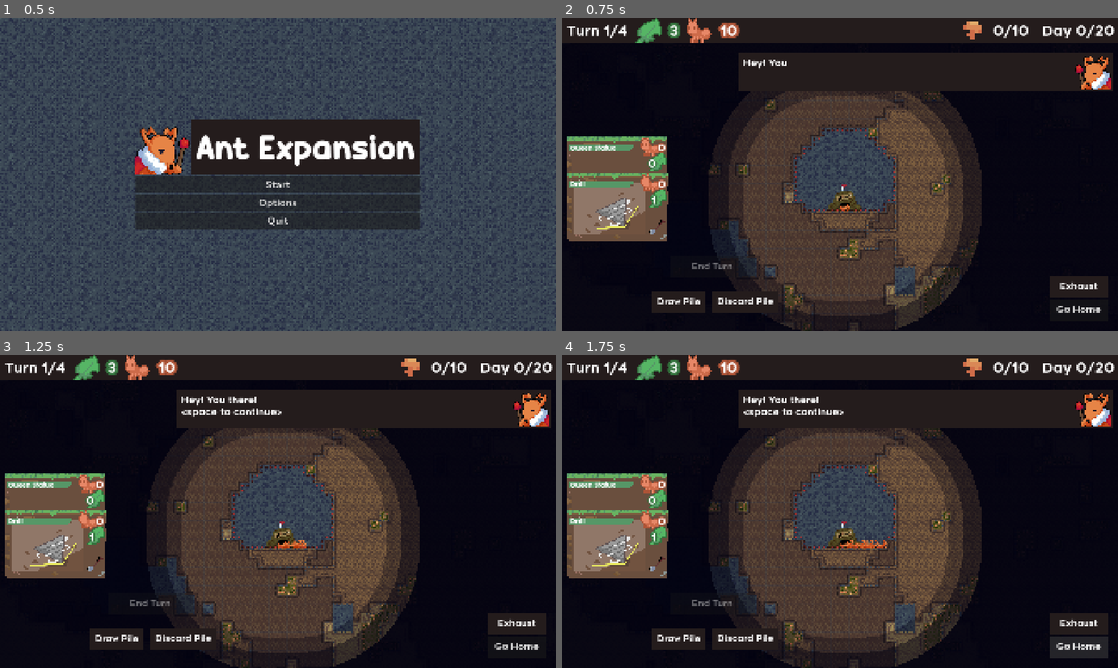
Above: before the commit, frames 1-4 (two rows, left to right).
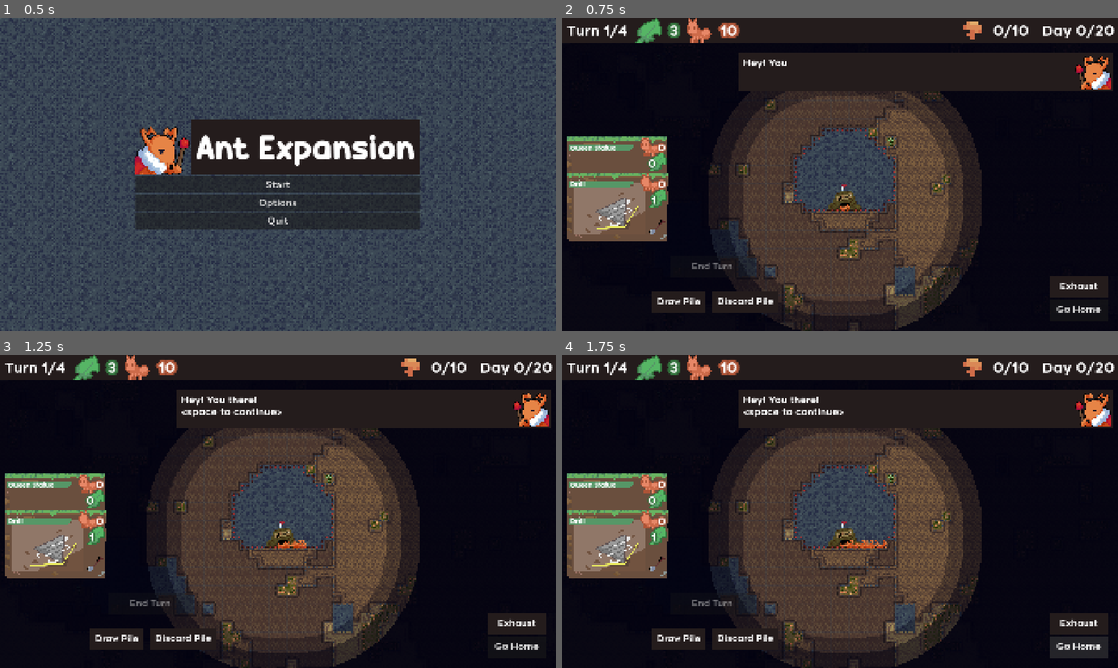
Above: after the commit, the same moments.

Repository: zunda-arrow/pizza-jam-16
Game: Godot game, scene res://menu/menu.tscn
The game is run twice, just before and just after one commit, with the same random seed, the same clock (stepped at 60 frames per second) and the same inputs. The engine's default icon, where the game draws it, is replaced by a stand-in: a white triangle on a blue panel in a dark square.
Inputs:
- Up to frame 1 (0.5 s): no input
- Up to frame 2 (0.75 s): click "Start" at 0.5 s
- Up to frame 3 (1.25 s): no input
- Up to frame 4 (1.75 s): click "Go Home" at 1.25 s

Frame 1 is identical in both runs. In frame 2, less than 0.1% of the frame differs, in the area x 57-61%, y 37-43%; in frame 3, less than 0.1%; in frame 4, less than 0.1%.

Commit message:
card-rewards

Diff:
--- a/camera/Camera.tscn
+++ b/camera/Camera.tscn
@@ -39,6 +39,7 @@
 texture = ExtResource("2_eus7h")
 
 [node name="Visibility" type="TextureRect" parent="." unique_id=1670102644]
+visible = false
 material = SubResource("ShaderMaterial_tfcte")
 offset_left = -960.0
 offset_top = -540.0
--- a/camera/control.gd
+++ b/camera/control.gd
@@ -39,6 +39,9 @@
 		if global_position == Vector2(0,0) or inp.length() > 0.1:
 			going_home = false
 
+	if _time >= 1:
+		_time = 0
+
 	position += inp.normalized() * speed * delta
 
 	position += shake_power * sin(_time * shake_speed)
--- a/game/arena.gd
+++ b/game/arena.gd
@@ -19,6 +19,7 @@
 var draw_pile: Array[CardResource.Card] = []
 var discard_pile: Array[CardResource.Card] = []
 var exhaust_pile: Array[CardResource.Card] = []
+var card_stack: int = 0
 
 var HomeStructure = preload("res://resources/structures/home.tres")
 
--- a/terrain/fungus_guy.gd
+++ b/terrain/fungus_guy.gd
@@ -17,5 +17,3 @@
 		linear_velocity = position.direction_to(Vector2(700,-550)) * 1500
 	if position.x > 690:
 		queue_free()
-		$"../Muhnee".pitch_scale = randf_range(0.9,1.1)
-		$"../Muhnee".play(0.02)
--- a/terrain/terrain.tscn
+++ b/terrain/terrain.tscn
@@ -11,6 +11,7 @@
 [ext_resource type="Texture2D" uid="uid://r5v4ggyyl112" path="res://assets/single_shroom.png" id="9_jk8on"]
 [ext_resource type="Script" uid="uid://r5at4ujo1i40" path="res://terrain/fungus_guy.gd" id="9_xcjn4"]
 [ext_resource type="AudioStream" uid="uid://ghgk70wfb143" path="res://assets/sound/muhnee.mp3" id="11_25lit"]
+[ext_resource type="Texture2D" uid="uid://c7r7kew76skop" path="res://assets/card_reward.png" id="11_vjpew"]
 
 [sub_resource type="FastNoiseLite" id="FastNoiseLite_nc45s"]
 frequency = 0.05
@@ -108,7 +109,7 @@
 bounce = 0.5
 
 [sub_resource type="CircleShape2D" id="CircleShape2D_jk8on"]
-radius = 7.071068
+radius = 9.0
 
 [node name="Terrain" type="Node2D" unique_id=333081327]
 script = ExtResource("1_nigp7")
@@ -183,6 +184,18 @@
 [node name="CollisionShape2D" type="CollisionShape2D" parent="FungusGuy" unique_id=573358784]
 shape = SubResource("CircleShape2D_jk8on")
 
+[node name="CardPack" type="RigidBody2D" parent="." unique_id=967236885]
+z_index = 45
+physics_material_override = SubResource("PhysicsMaterial_jk8on")
+script = ExtResource("9_xcjn4")
+
+[node name="Sprite2D" type="Sprite2D" parent="CardPack" unique_id=631584246]
+texture_filter = 1
+texture = ExtResource("11_vjpew")
+
+[node name="CollisionShape2D" type="CollisionShape2D" parent="CardPack" unique_id=941066473]
+shape = SubResource("CircleShape2D_jk8on")
+
 [node name="Muhnee" type="AudioStreamPlayer" parent="." unique_id=190079961]
 stream = ExtResource("11_25lit")
 volume_db = -12.0
--- a/terrain/terrain_manager.gd
+++ b/terrain/terrain_manager.gd
@@ -125,7 +125,7 @@
 
 	var dist_to_origin = Vector2(x, y).distance_to(Vector2(0, 0))
 
-	if mystery_ore_noise.get_noise_2d(x, y) > 0.8 - (dist_to_origin / 1000):
+	if mystery_ore_noise.get_noise_2d(x, y) > 0.7:
 		return TerrainType.Mystery
 
 	if gold_ore_noise.get_noise_2d(x, y) > 0.4 - (dist_to_origin / 500):
@@ -201,6 +201,16 @@
 					f.position = $GroundMap.map_to_local(cell)
 					add_child(f)
 					f.on_create()
+
+				if $GroundMap.get_cell_atlas_coords(cell) == Vector2i(6,6):
+					var f = $CardPack.duplicate()
+					f.show()
+					f.reset_physics_interpolation()
+					f.position = $GroundMap.map_to_local(cell)
+					add_child(f)
+					f.on_create()
+					card_reward.emit()
+
 				continue
 			healthmap.set_cell(cell, 0, Vector2i(health - power, 0))
 			set_cracks_for_cell(cell, health, initial_health)
